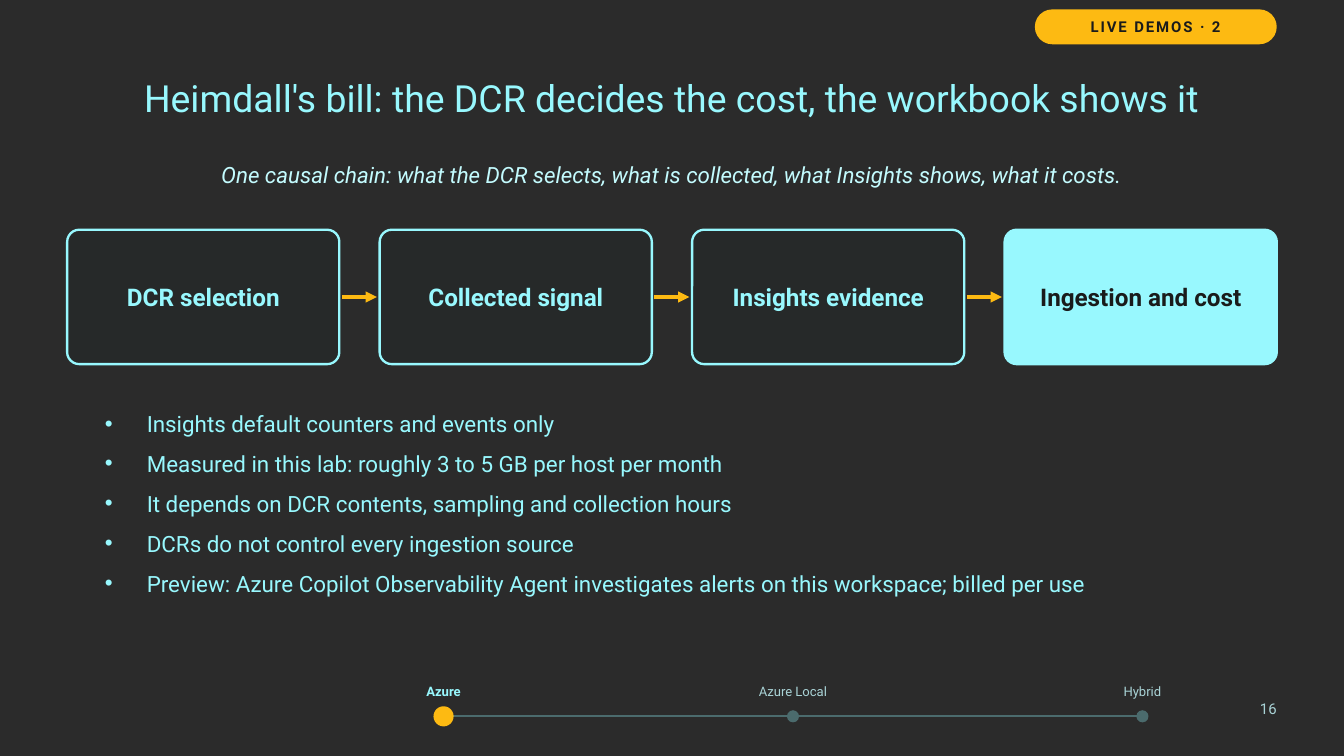
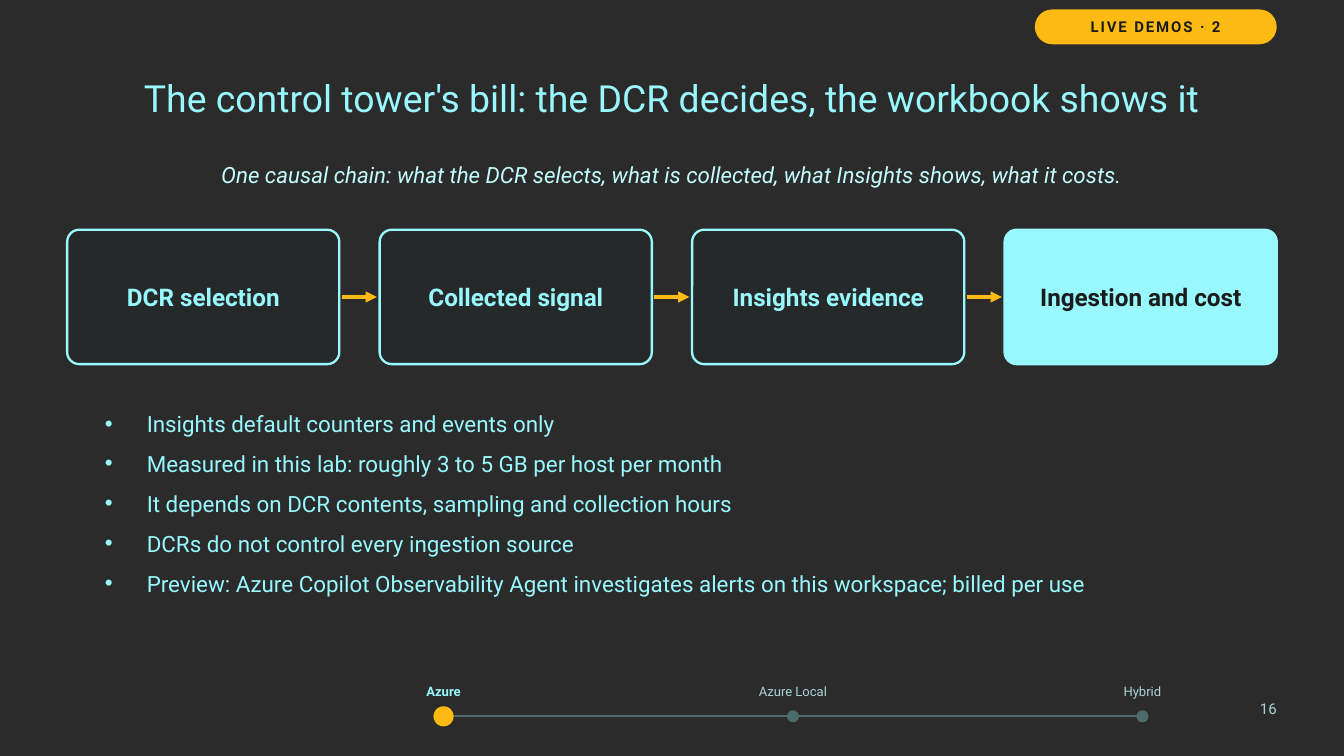
Before and after one commit to thisismydemo/nic2026_avd, a slide deck: slide 16 of presentation/AVD_Anywhere_NIC2026.pptx. Drawn at 1344x756 pixels with LibreOffice and Linux fonts; fonts in the diff are those of the drawing; background and template pictures are left out; a plain dark background stands for a picture behind light text. Boxes give left, top, right and bottom in pixels: in the first picture for what was removed or moved away, otherwise in the second. Text is boxed around its words. In the diff, an @@ line names an element or a change of style, - is before the commit and + after.

```diff
--- a/presentation/AVD_Anywhere_NIC2026.pptx
+++ b/presentation/AVD_Anywhere_NIC2026.pptx
@@ title at (x1=144, y1=84, x2=1199, y2=117): text changed @@
-Heimdall's bill: the DCR decides the cost, the workbook shows it
+The control tower's bill: the DCR decides, the workbook shows it
```
Also in this commit, not shown: 26 other slides changed, 33 other files.
